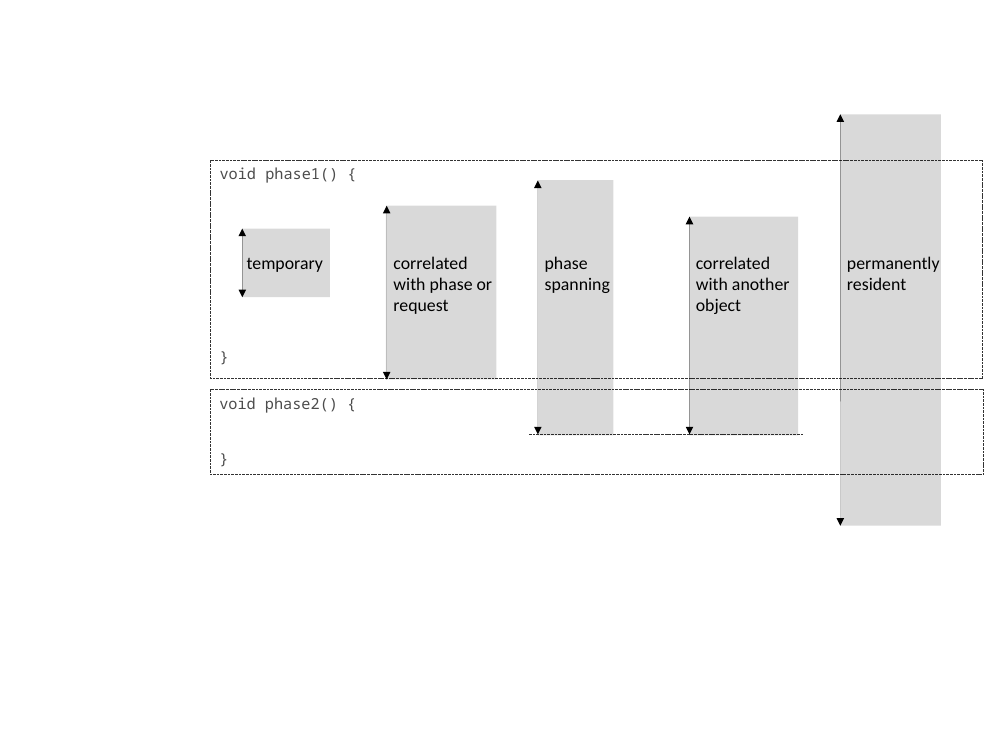
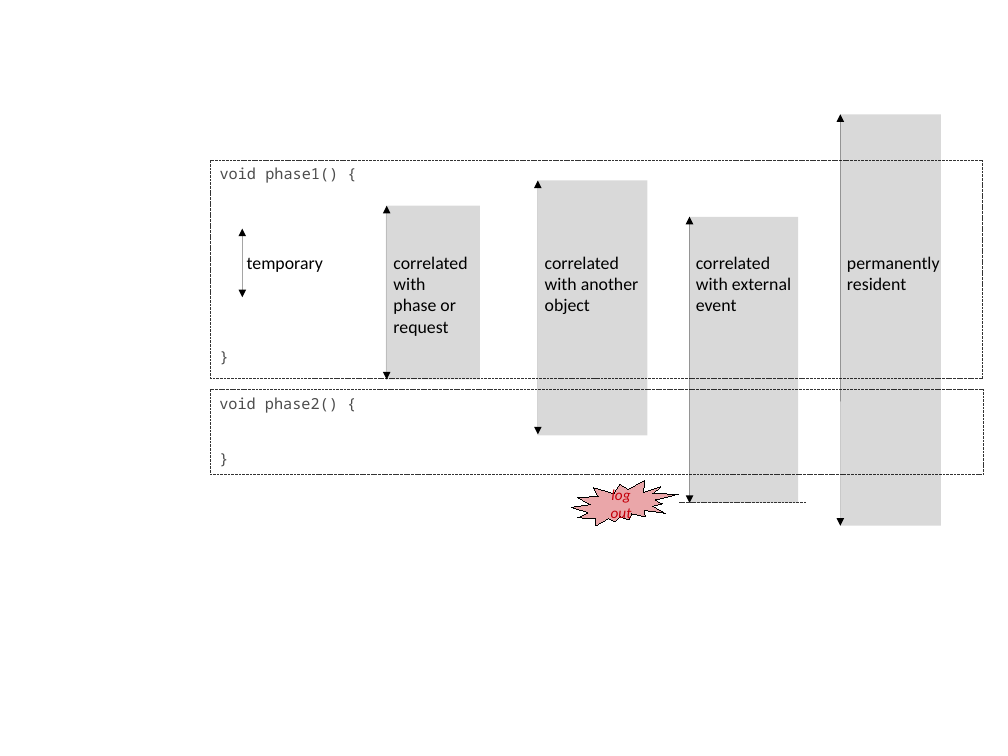
Before and after one commit to TheRuncibleTuner/bloatbook, a slide deck: slide 1 of part4/Figures/requirements.odp. Drawn at 1008x756 pixels with LibreOffice and Linux fonts; fonts in the diff are those of the drawing. Boxes give left, top, right and bottom in pixels: in the first picture for what was removed or moved away, otherwise in the second. Text is boxed around its words. In the diff, an @@ line names an element or a change of style, - is before the commit and + after.

```diff
--- a/part4/Figures/requirements.odp
+++ b/part4/Figures/requirements.odp
@@ rectangle: place and size @@
-rectangle at <box>242,229,330,297</box>
+rectangle at <box>386,206,480,380</box>
@@ rectangle: place and size @@
-rectangle at <box>386,206,497,380</box>
+rectangle at <box>538,180,648,435</box>
@@ rectangle removed at <box>538,180,614,435</box> @@
@@ rectangle: place and size @@
-rectangle at <box>690,217,799,435</box>
+rectangle at <box>690,217,799,503</box>
@@ double arrow moved from (690, 217) - (690, 434) to (690, 217) - (690, 503) @@
@@ text "correlated with phase or request" rewrapped from <box>393,256,493,314</box> to <box>393,256,467,336</box> @@
@@ text at <box>545,256,639,314</box>: text changed @@
-phase spanning
+correlated with another object
@@ text at <box>696,256,791,311</box>: text changed @@
-correlated with another object
+correlated with external event
@@ irregular seal added at <box>572,480,679,526</box>, fill #C5000B at 35% opacity, outline #000000 0 pt, 12 pt, text #C5000B, italic @@
+log out
@@ line moved from (530, 435) - (804, 435) to (680, 503) - (808, 503) @@
```
Also in this commit, not shown: 8 other files.
